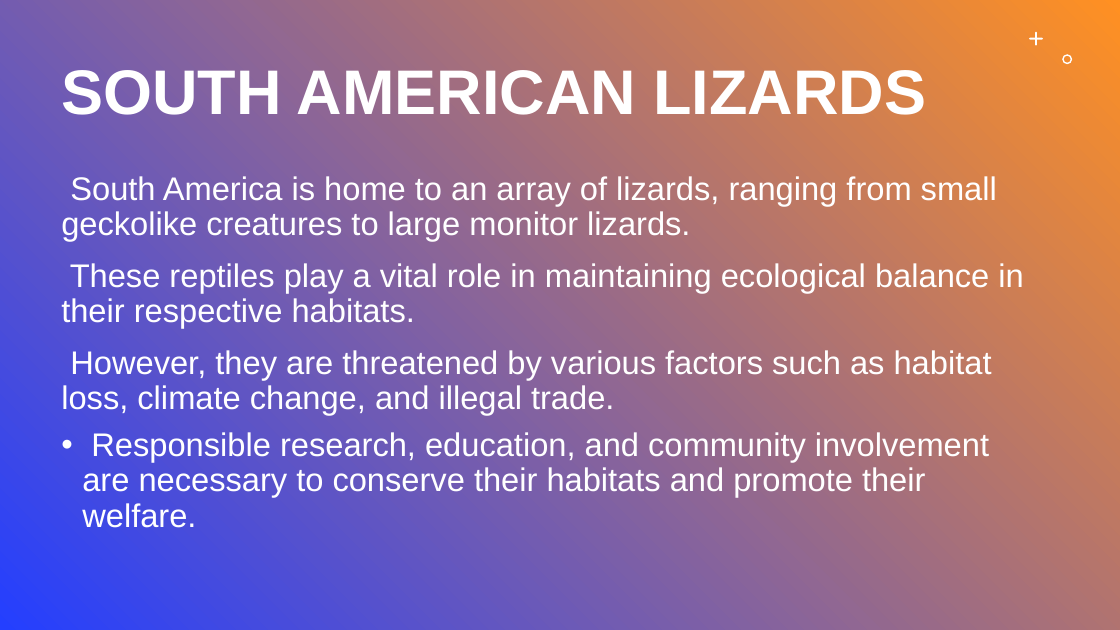
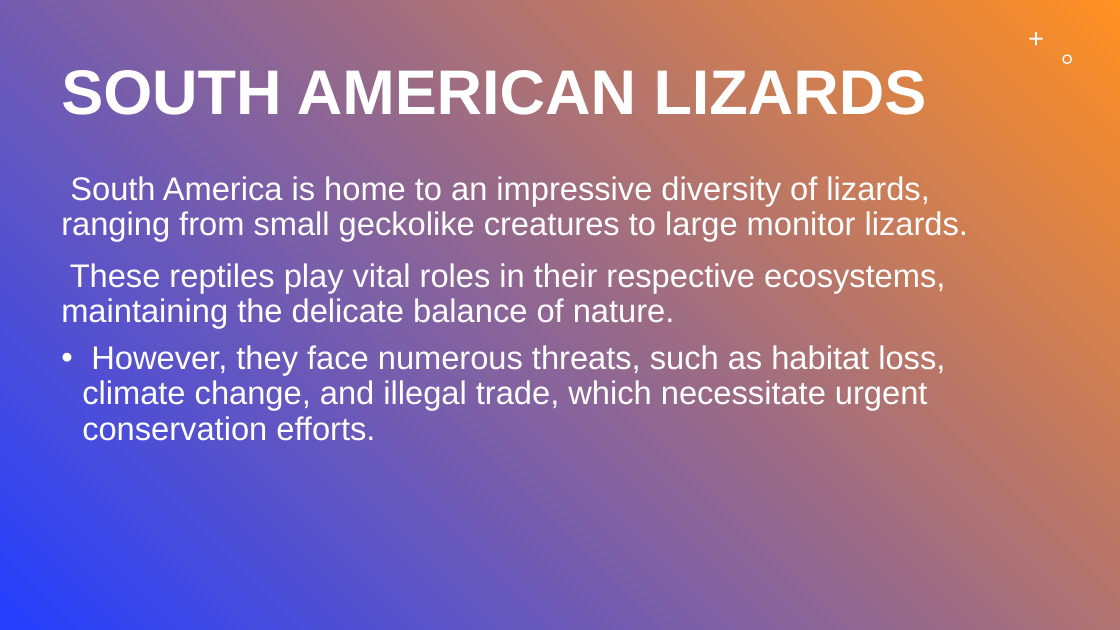
Before and after one commit to umarrasool15/Research2SlidesWebApp, a slide deck: slide 9 of src/main/resources/content/output/Lizards of South America.pptx. Drawn at 1120x630 pixels with LibreOffice and Linux fonts; fonts in the diff are those of the drawing. Boxes give left, top, right and bottom in pixels: in the first picture for what was removed or moved away, otherwise in the second. Text is boxed around its words. In the diff, an @@ line names an element or a change of style, - is before the commit and + after.

```diff
--- a/src/main/resources/content/output/Lizards of South America.pptx
+++ b/src/main/resources/content/output/Lizards of South America.pptx
@@ text at (61, 176, 968, 441): text changed @@
-• South America is home to an array of lizards, ranging from small geckolike creatures to large monitor lizards.
-  These reptiles play a vital role in maintaining ecological balance in their respective habitats.
-  However, they are threatened by various factors such as habitat loss, climate change, and illegal trade.
-  Responsible research, education, and community involvement are necessary to conserve their habitats and promote their welfare.
+• South America is home to an impressive diversity of lizards, ranging from small geckolike creatures to large monitor lizards.
+  These reptiles play vital roles in their respective ecosystems, maintaining the delicate balance of nature.
+  However, they face numerous threats, such as habitat loss, climate change, and illegal trade, which necessitate urgent conservation efforts.
```
Also in this commit, not shown: 3 other slides changed, 18 other files.
